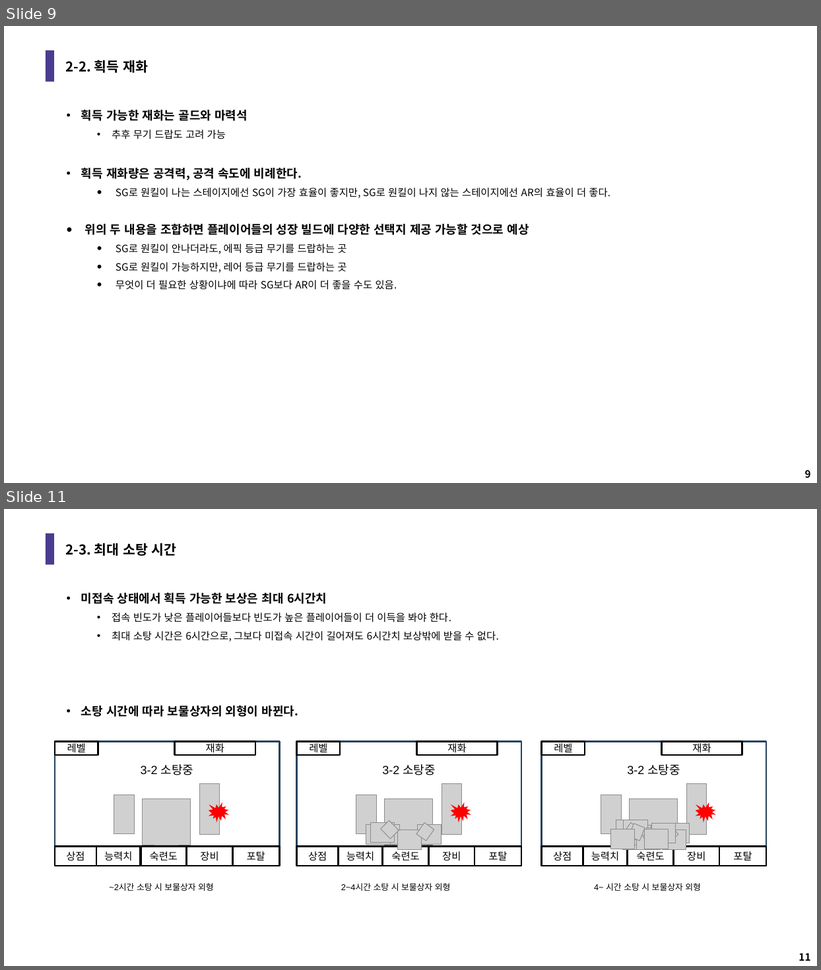
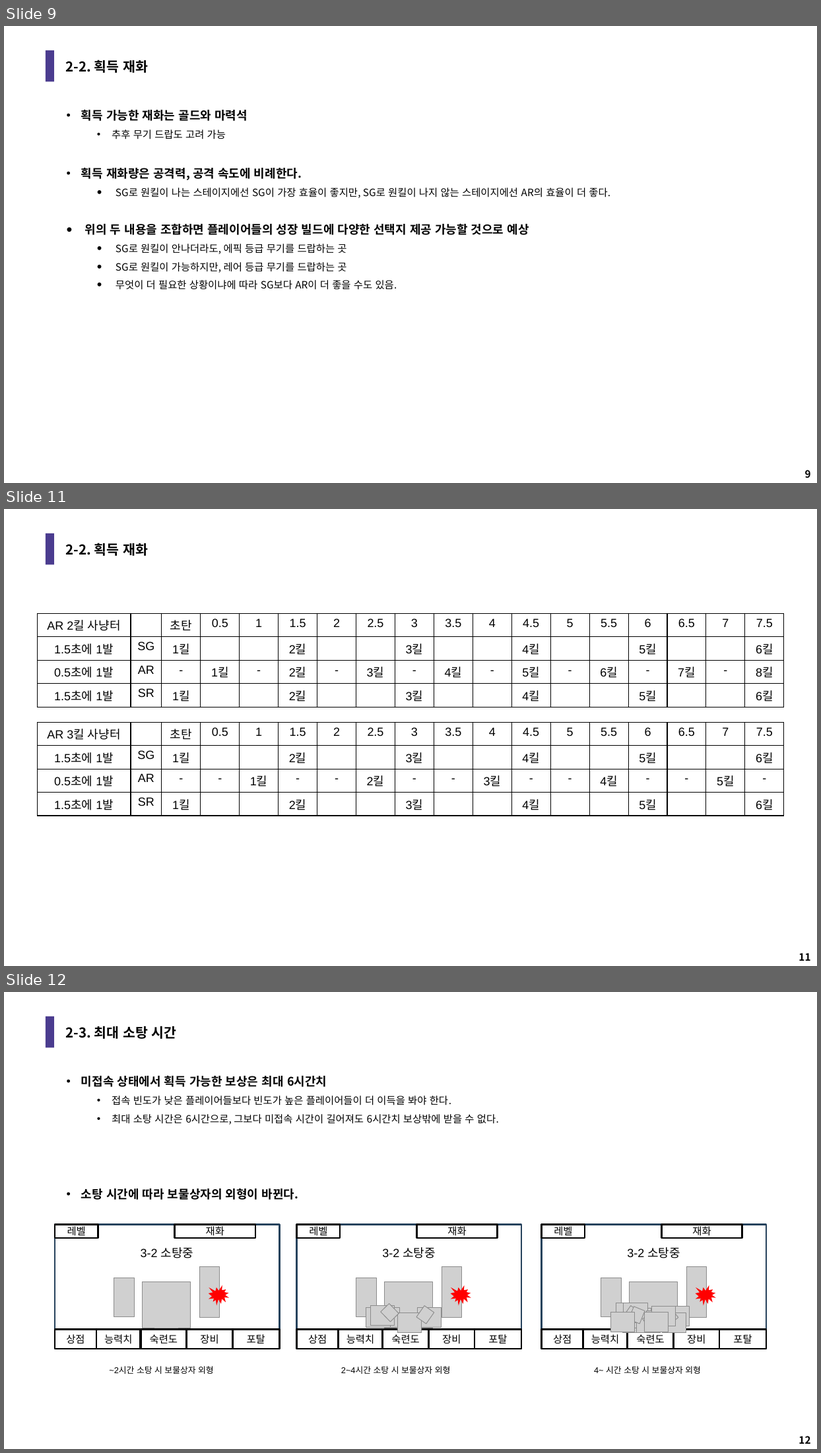
Before and after one commit to LuBly/Team_Pearl, a slide deck: GameDesign/팀펄_소탕시스템기획.pptx. Shown one above the other, each under a label of ours: slides 9 and 11 before the commit, slides 9, 11 and 12 after it; the slides between them are not shown. The pictures are 821x970 and 821x1453 pixels, drawn with LibreOffice and Linux fonts; fonts in the diff are those of the drawing; grey boxes stand for pictures. Boxes give left, top, right and bottom in pixels: in the first picture for what was removed or moved away, otherwise in the second. Text is boxed around its words. In the diff, an @@ line names an element or a change of style, - is before the commit and + after.

```diff
--- a/GameDesign/팀펄_소탕시스템기획.pptx
+++ b/GameDesign/팀펄_소탕시스템기획.pptx
@@ slide 11 added at [4, 509, 817, 966], background #FFFFFF; not listed: 2 template elements that a slide beside it also shows @@
@@ title added at [66, 543, 148, 556], 20 pt, text #000000, bold, small capitals @@
+2-2. 획득 재화
@@ table added at [37, 613, 787, 813], 4 rows, 18 columns @@
+AR 2킬 사냥터 |  | 초탄 | 0.5 | 1 | 1.5 | 2 | 2.5 | 3 | 3.5 | 4 | 4.5 | 5 | 5.5 | 6 | 6.5 | 7 | 7.5
+1.5초에 1발 | SG | 1킬 |  |  | 2킬 |  |  | 3킬 |  |  | 4킬 |  |  | 5킬 |  |  | 6킬
+0.5초에 1발 | AR | - | 1킬 | - | 2킬 | - | 3킬 | - | 4킬 | - | 5킬 | - | 6킬 | - | 7킬 | - | 8킬
+1.5초에 1발 | SR | 1킬 |  |  | 2킬 |  |  | 3킬 |  |  | 4킬 |  |  | 5킬 |  |  | 6킬
@@ table added at [37, 722, 787, 813], 4 rows, 18 columns @@
+AR 3킬 사냥터 |  | 초탄 | 0.5 | 1 | 1.5 | 2 | 2.5 | 3 | 3.5 | 4 | 4.5 | 5 | 5.5 | 6 | 6.5 | 7 | 7.5
+1.5초에 1발 | SG | 1킬 |  |  | 2킬 |  |  | 3킬 |  |  | 4킬 |  |  | 5킬 |  |  | 6킬
+0.5초에 1발 | AR | - | - | 1킬 | - | - | 2킬 | - | - | 3킬 | - | - | 4킬 | - | - | 5킬 | -
+1.5초에 1발 | SR | 1킬 |  |  | 2킬 |  |  | 3킬 |  |  | 4킬 |  |  | 5킬 |  |  | 6킬
@@ what was slide 11 is now slide 12 @@
@@ page number at [799, 1436, 811, 1444]: text changed @@
-11
+12
```
Also in this commit, not shown: 2 slides changed, 3 other files.
